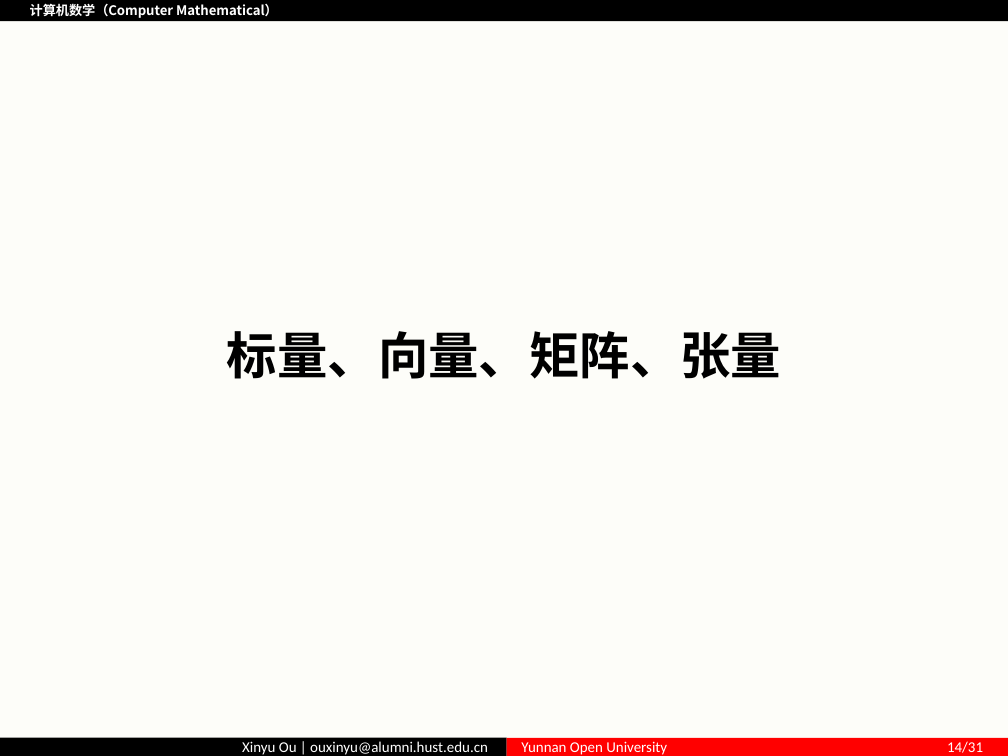
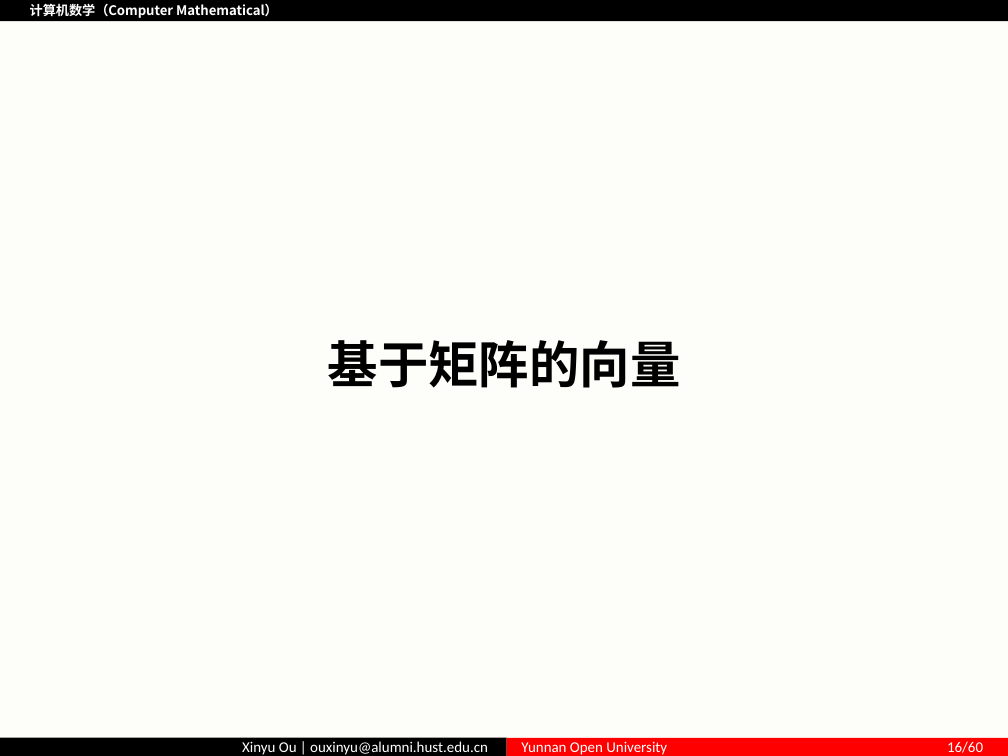
Before and after one commit to ouxinyu/Teaching, a slide deck: slide 16 of ComputerMath/PPT/第04讲 矩阵.pptx (slide 14 before the commit). Drawn at 1008x756 pixels with LibreOffice and Linux fonts; fonts in the diff are those of the drawing; background and template pictures are left out. Boxes give left, top, right and bottom in pixels: in the first picture for what was removed or moved away, otherwise in the second. Text is boxed around its words. In the diff, an @@ line names an element or a change of style, - is before the commit and + after.

Commit message:
new chapter
计算机数学新增矩阵章节，修订其他细节的错误，更新数学和机器学习的课程首页

```diff
--- a/ComputerMath/PPT/第04讲 矩阵.pptx
+++ b/ComputerMath/PPT/第04讲 矩阵.pptx
@@ text at <box>328,340,681,388</box>: text changed @@
-标量、向量、矩阵、张量
+基于矩阵的向量
@@ text in rectangle at <box>521,741,983,755</box>: text changed @@
-Yunnan Open University 14/31
+Yunnan Open University 16/60
```
Also in this commit, not shown: 4 other slides changed, 53 slides added, 33 slides removed, 34 other files.
